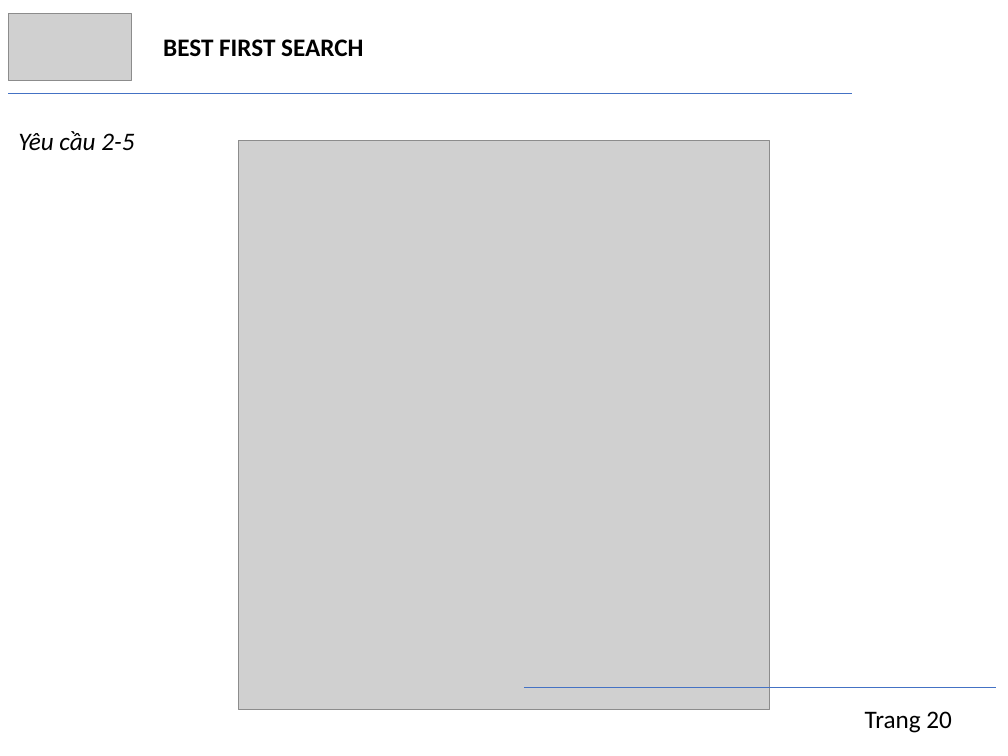
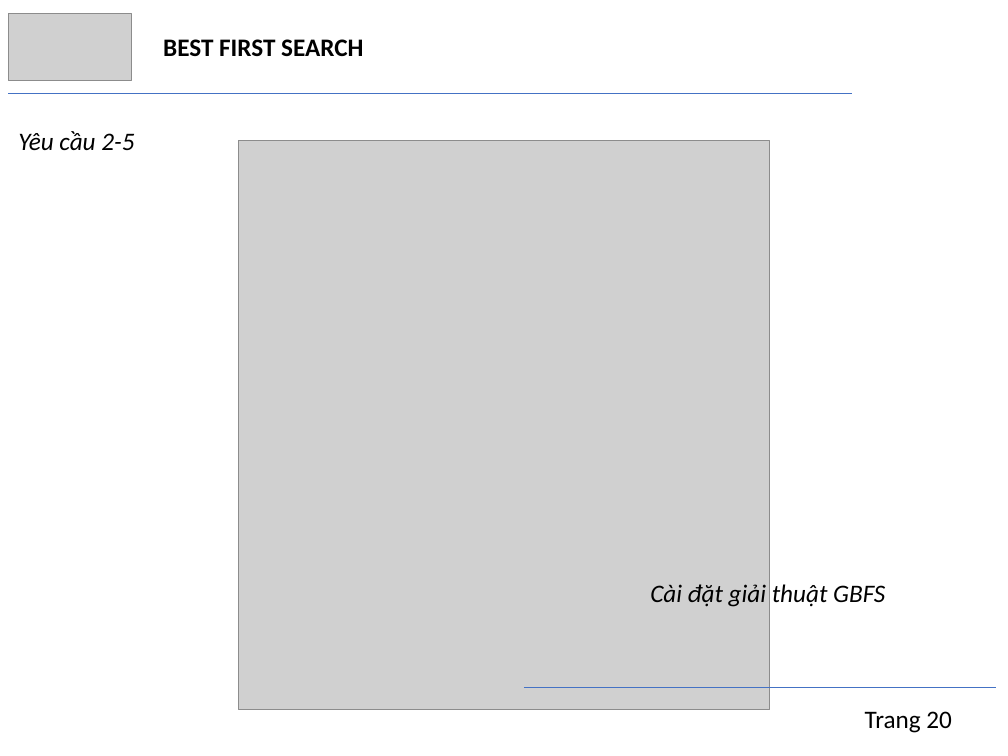
Before and after one commit to trngbro/AI, a slide deck: slide 20 of present/presentation.pptx. Drawn at 1008x756 pixels with LibreOffice and Linux fonts; fonts in the diff are those of the drawing; grey boxes stand for pictures. Boxes give left, top, right and bottom in pixels: in the first picture for what was removed or moved away, otherwise in the second. Text is boxed around its words. In the diff, an @@ line names an element or a change of style, - is before the commit and + after.

```diff
--- a/present/presentation.pptx
+++ b/present/presentation.pptx
@@ text added at [650,584,885,607], 18 pt, text #000000, italic @@
+Cài đặt giải thuật GBFS
```
Also in this commit, not shown: 12 other slides changed.
